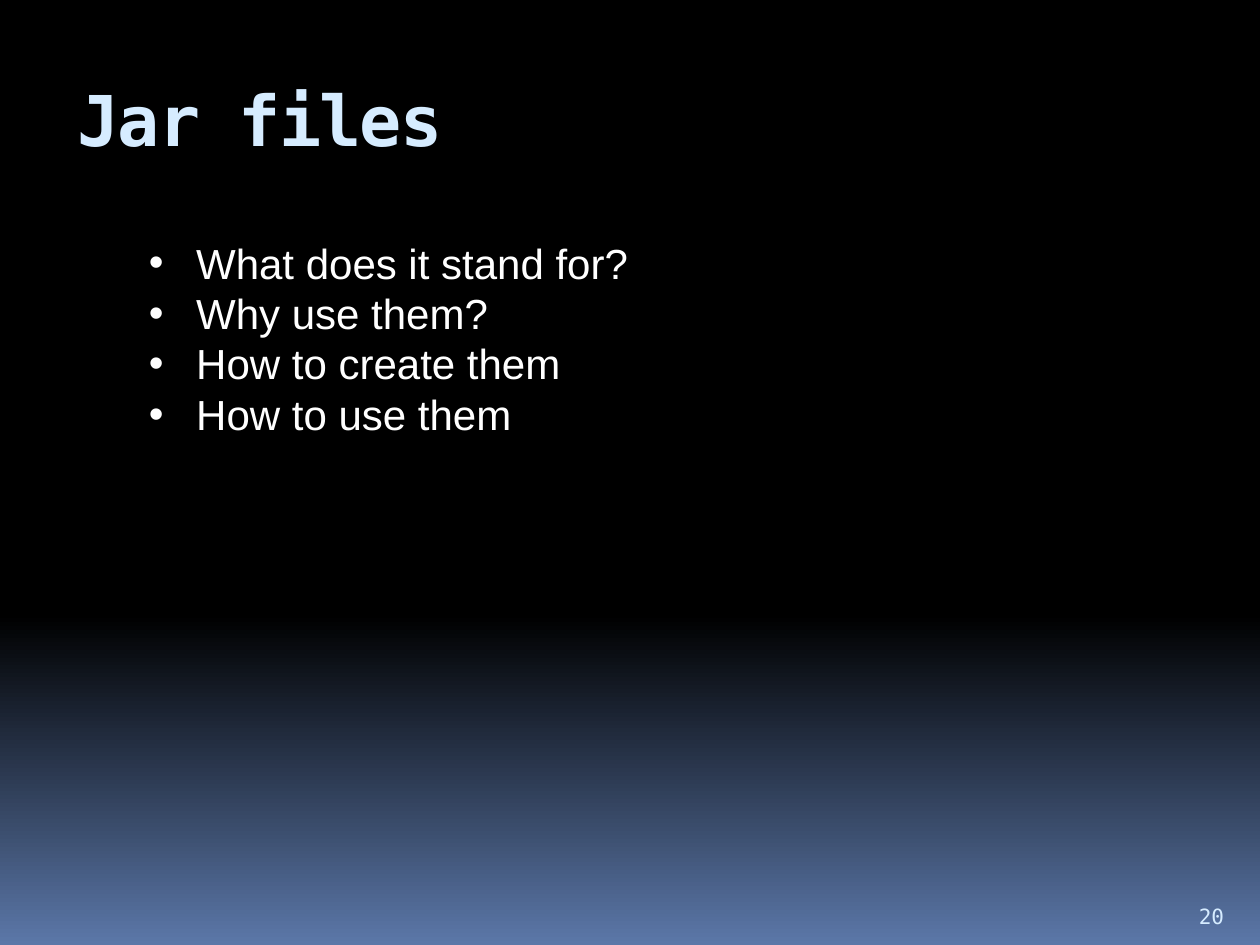
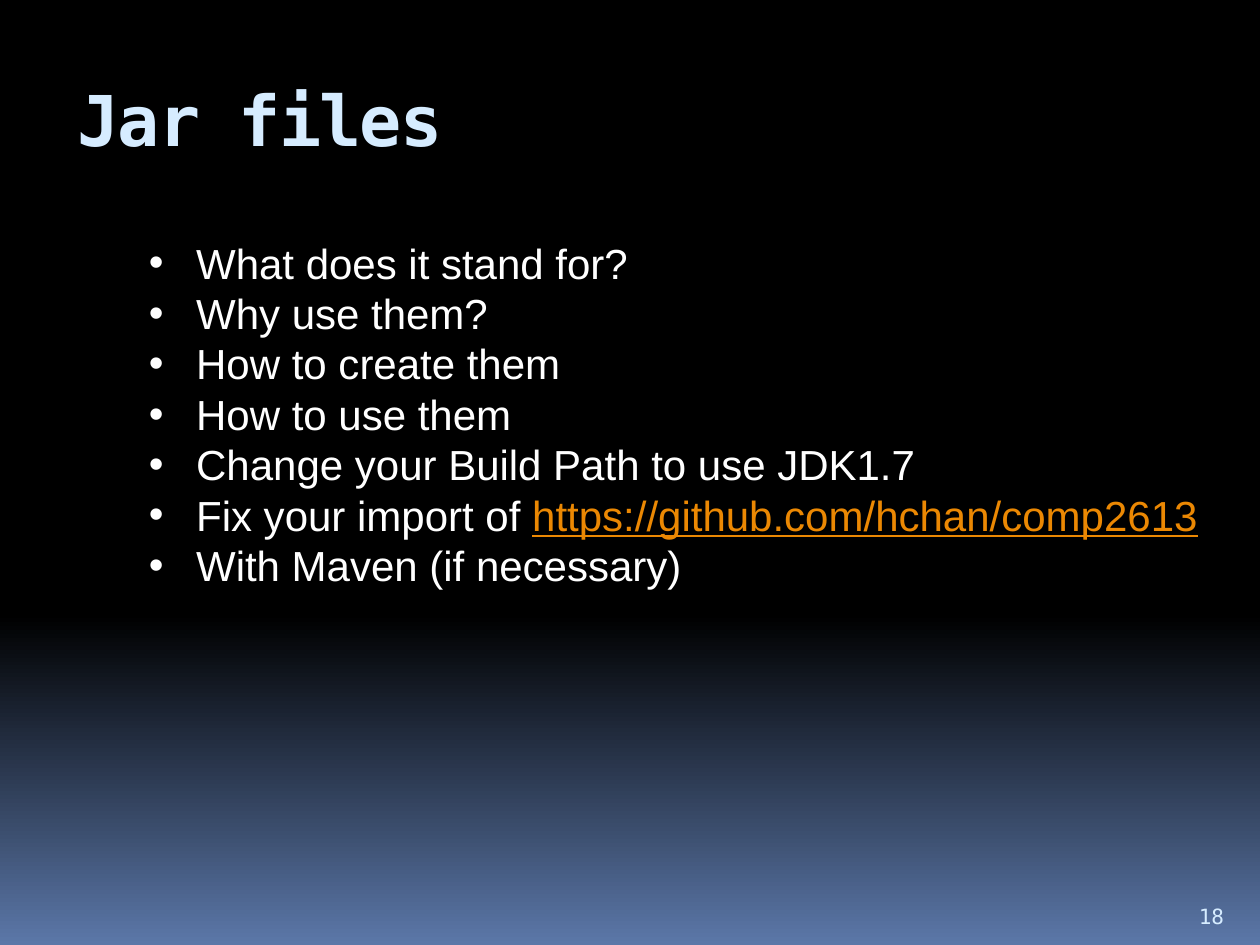
Before and after one commit to hchan/comp2613, a slide deck: slide 18 of coursePresentation.pptx (slide 20 before the commit). Drawn at 1260x945 pixels with LibreOffice and Linux fonts; fonts in the diff are those of the drawing. Boxes give left, top, right and bottom in pixels: in the first picture for what was removed or moved away, otherwise in the second. Text is boxed around its words. In the diff, an @@ line names an element or a change of style, - is before the commit and + after.

```diff
--- a/coursePresentation.pptx
+++ b/coursePresentation.pptx
@@ text at [196,449,1197,590]: paragraphs added @@
+• Change your Build Path to use JDK1.7
+• Fix your import of https://github.com/hchan/comp2613
+• With Maven (if necessary)
@@ page number at [1199,908,1224,924]: text changed @@
-20
+18
```
Also in this commit, not shown: 4 other slides changed, 1 slide added, 3 slides removed.
